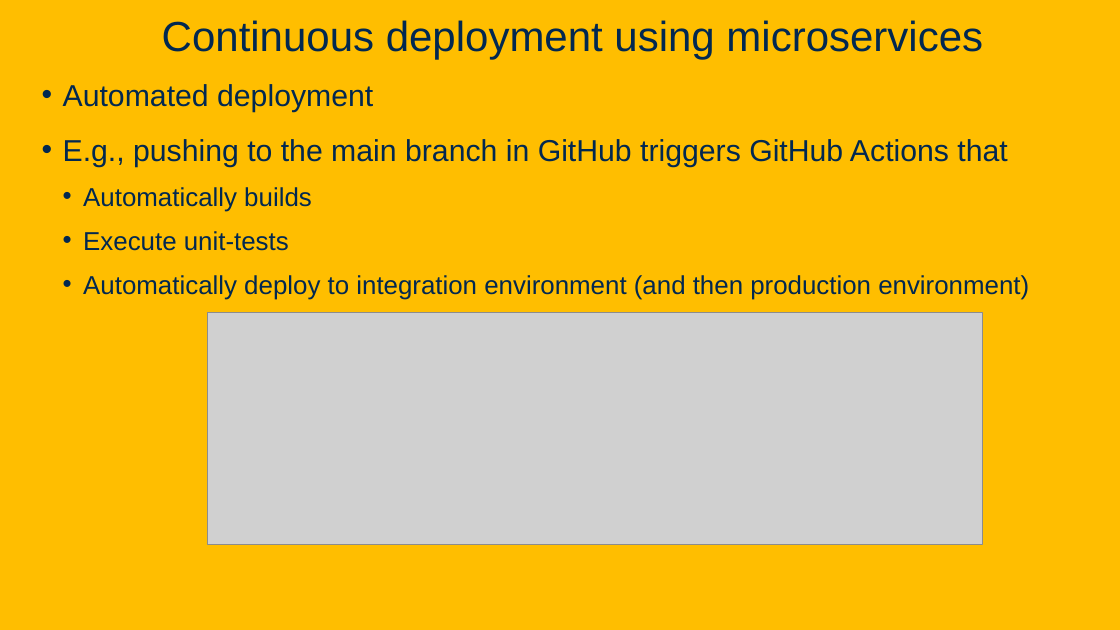
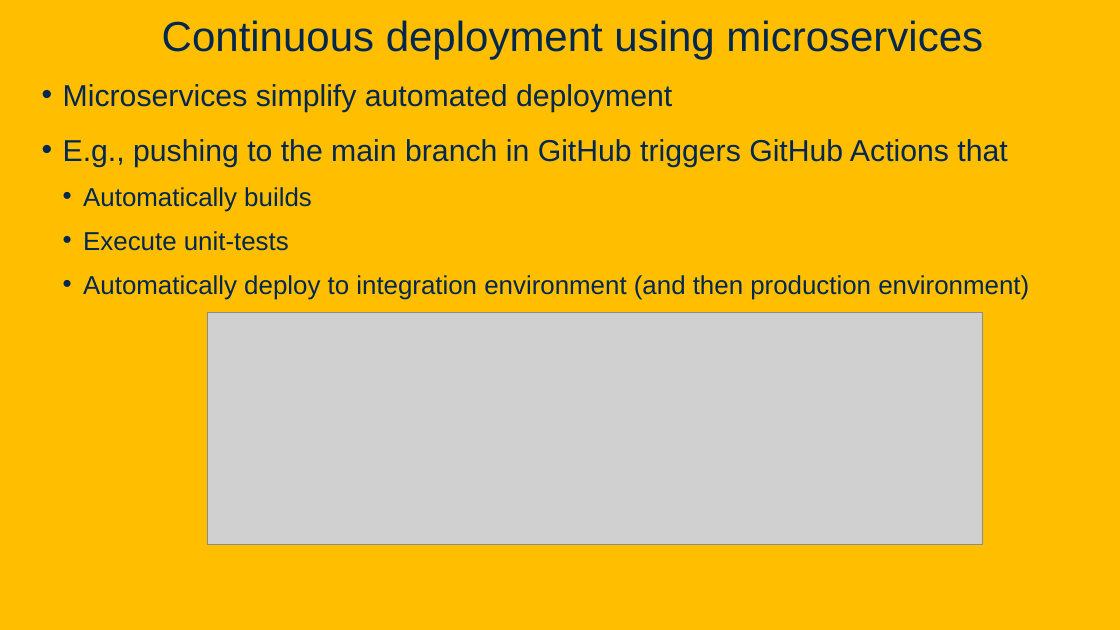
Before and after one commit to davsec-teaching/ecs160-f25, a slide deck: slide 64 of slides/6_software_architecture.pptx (slide 56 before the commit). Drawn at 1120x630 pixels with LibreOffice and Linux fonts; fonts in the diff are those of the drawing; grey boxes stand for pictures; background and template pictures are left out. Boxes give left, top, right and bottom in pixels: in the first picture for what was removed or moved away, otherwise in the second. Text is boxed around its words. In the diff, an @@ line names an element or a change of style, - is before the commit and + after.

```diff
--- a/slides/6_software_architecture.pptx
+++ b/slides/6_software_architecture.pptx
@@ text at box(63, 84, 672, 112): text changed @@
-• Automated deployment
+• Microservices simplify automated deployment
```
Also in this commit, not shown: 19 other slides changed, 11 slides added, 1 slide removed.
